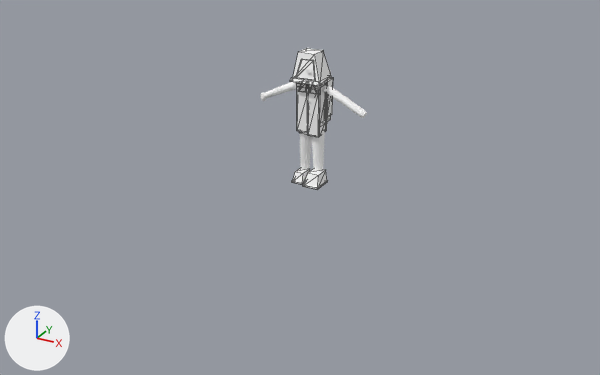
What one commit did to the Blender file ArtSource/Pedestrians/Blender/CityPedestrian3D.blend.
The view is the same before and after, from a 50 mm lens placed at (4.8, -9.05, 4.37), pointed at (-0.09, -0.16, -0.07). Arrows for +X, +Y and +Z are at lower left; the lights stay in place. The older version comes first. Mesh edges are drawn as thin lines on the coarser meshes.

Objects in the first picture: 'ACC_LampshadeHood', 'CLO_CoatFront.L', 'CLO_CoatFront.R' and 19 more.
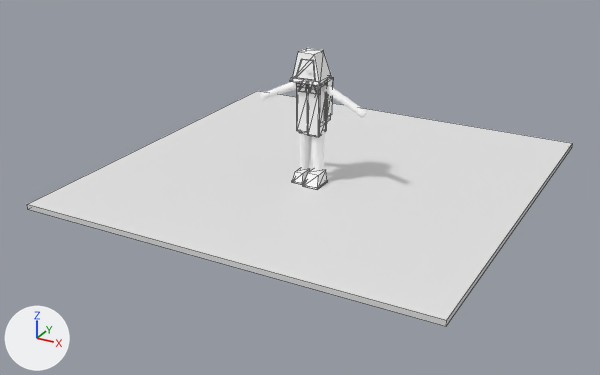
The change, as a diff of the scene's bpy script:
```diff
--- a/ArtSource/Pedestrians/Blender/CityPedestrian3D.blend.py
+++ b/ArtSource/Pedestrians/Blender/CityPedestrian3D.blend.py
@@ mat_mat_previewground @@
+mat_mat_previewground = principled_material('MAT_PreviewGround')
+mat_mat_previewground.base_color = (0.8, 0.8, 0.8)  # white #e7e7e7
@@ me_previewground_mesh @@
+me_previewground_mesh.from_pydata(...)  # a box spanning x -2.75..2.75, y -2.4..3.1, z -0.07..0.0
+me_previewground_mesh.materials.append(mat_mat_previewground)  # white #e7e7e7
@@ ob_previewground @@
+ob_previewground = bpy.data.objects.new('PreviewGround', me_previewground_mesh)
+ob_previewground.location = (0.0, 0.0, 0.0)
```

What differs and where, as boxes (x1, y1, x2, y2) in the pictures (600 x 375 px):
'PreviewGround', added
    after: (27, 91, 573, 326)
